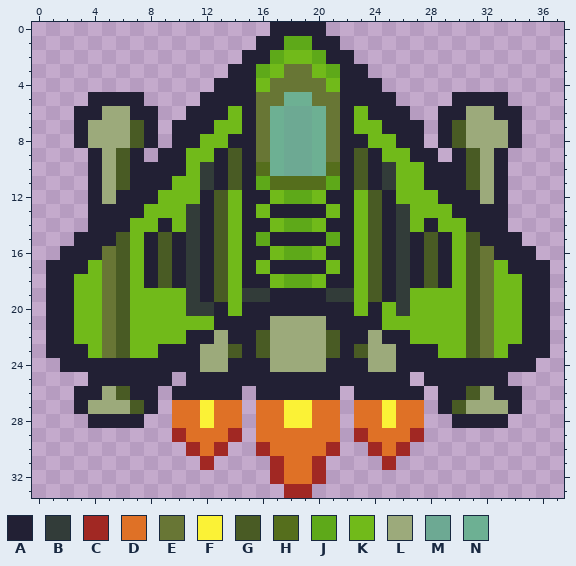
Two states of a pixel-art sprite, resources/Ship/CustomShip3.png. The picture above is the old version.
The file is 38x34 pixels.
Palette (. is transparent): A #222034  B #323c39  C #a12823  D #df7126  E #687635  F #fbf236  G #495b24  H #556e1c  J #5ea919  K #71ba1a  L #9caa7b  M #6da993  N #6db093
Once edited:
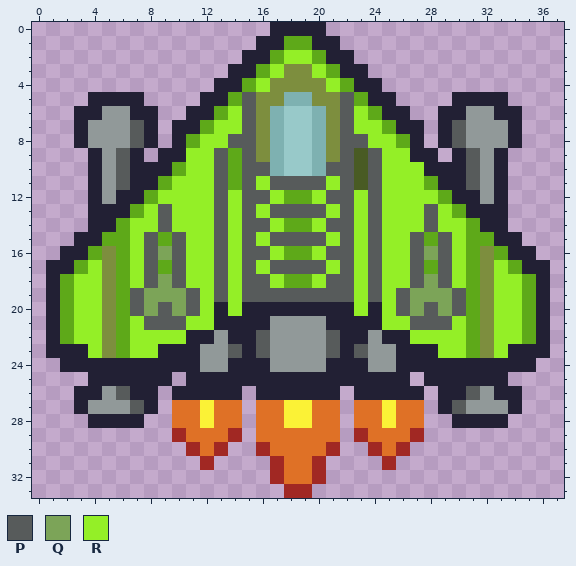
Colours new in this view: P #575b5b  Q #7ca458  R #94ef27
Change:
colour E: #687635 -> #7d8e3e
colour L: #9caa7b -> #919999
colour M: #6da993 -> #98c9c9
colour N: #6db093 -> #7eb1b1
y 2: x 18..19 KK -> RR
y 3: x 17 K -> R; x 20 K -> R
y 4: x 15..16 AK -> JR; x 21..22 KA -> RJ
y 5: x 14..15 AA -> JP; x 22..23 AA -> PJ
y 6: x 13..15 AKA -> JRP; x 22..24 AKA -> PRJ
y 7: x 7 G -> P; x 12..15 AKKA -> JRRP; x 22..25 AKKA -> PRRJ; x 30 G -> P
y 8: x 7 G -> P; x 11..15 AKKAA -> JRRPP; x 22..26 AAKKA -> PPRRJ; x 30 G -> P
y 9: x 6 G -> P; x 11..15 KKAGA -> RRPJP; x 22 A -> P; x 24..26 AKK -> PRR; x 31 G -> P
y 10: x 6 G -> P; x 10..16 AKBAGAH -> JRRPJPP; x 21..22 HA -> PP; x 24..27 ABKK -> PRRR; x 31 G -> P
y 11: x 6 G -> P; x 9..22 AKKBAGAJHHHHJA -> JRRRPJPRPPPPRP; x 24..28 ABKKA -> PRRRJ; x 31 G -> P
y 12: x 8..17 AKKKAGKAAK -> JRRRRPRPPR; x 20..29 KAAKGAKKKA -> RPPRPRRRRJ
y 13: x 7..30 AKKKBAGKAKAAAAKAKGABKKKA -> JRPRRRPRPRPPPPRPRPRRRPRJ
y 14: x 6..17 AKKAKBAGKAAK -> JRRPRRRPRPPR; x 20..31 KAAKGABKAKKA -> RPPRPRRRPRRJ
y 15: x 5..32 AGKAGABAGKAJAAAAJAKGABAGAKGA -> JJRPJPRRPRPRPPPPRPRPRRPJPRJJ
y 16: x 4 A -> J; x 6..17 GKAGABAGKAAK -> JRPQPRRPRPPR; x 20..31 KAAKGABAGAKG -> RPPRPRRPQPRJ; x 33 A -> J
y 17: x 3..4 AK -> JR; x 6..31 GKAGABAGKAKAAAAKAKGABAGAKG -> JRPJPRRPRPRPPPPRPRPRRPJPRJ; x 33..34 KA -> RJ
y 18: x 2..4 AKK -> JRR; x 6..17 GKAGABAGKAAK -> JRPQPRRPRPPR; x 20..31 KAAKGABAGAKG -> RPPRPRRPQPRJ; x 33..35 KKA -> RRJ
y 19: x 2..4 AKK -> JRR; x 6..31 GKKKKBAGKBBAAAABBKGABKKKKG -> JPQQQPRPRPPPPPPPPRPRPQQQPJ; x 33..35 KKA -> RRJ
y 20: x 2..4 AKK -> JRR; x 6..12 GKKKKBB -> JPQPQPR; x 14 K -> R; x 23 K -> R; x 25..31 KBKKKKG -> RPQPQPJ; x 33..35 KKA -> RRJ
y 21: x 2..4 AKK -> JRR; x 6..12 GKKKKKK -> JRPPPRR; x 25..31 KKKKKKG -> RRPPPRJ; x 33..35 KKA -> RRJ
y 22: x 2..4 AKK -> JRR; x 6..10 GKKKK -> JRRRR; x 16 G -> P; x 21 G -> P; x 27..31 KKKKG -> RRRRJ; x 33..35 KKA -> RRJ
y 23: x 4 K -> R; x 6..8 GKK -> JRR; x 14 G -> P; x 16 G -> P; x 21 G -> P; x 23 G -> P; x 29..31 KKG -> RRJ; x 33 K -> R
y 26: x 6 G -> P; x 31 G -> P
y 27: x 7 G -> P; x 30 G -> P
